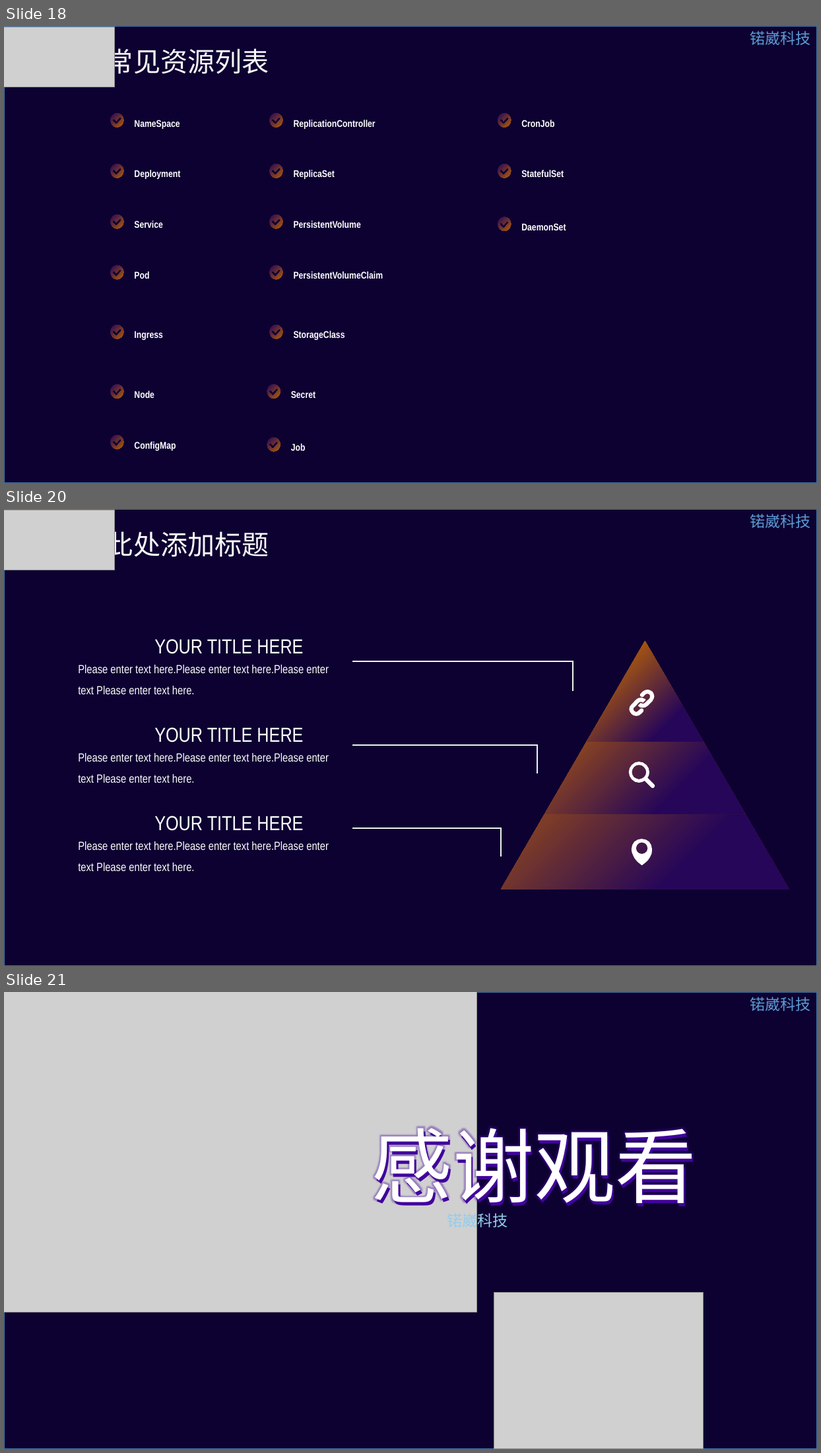
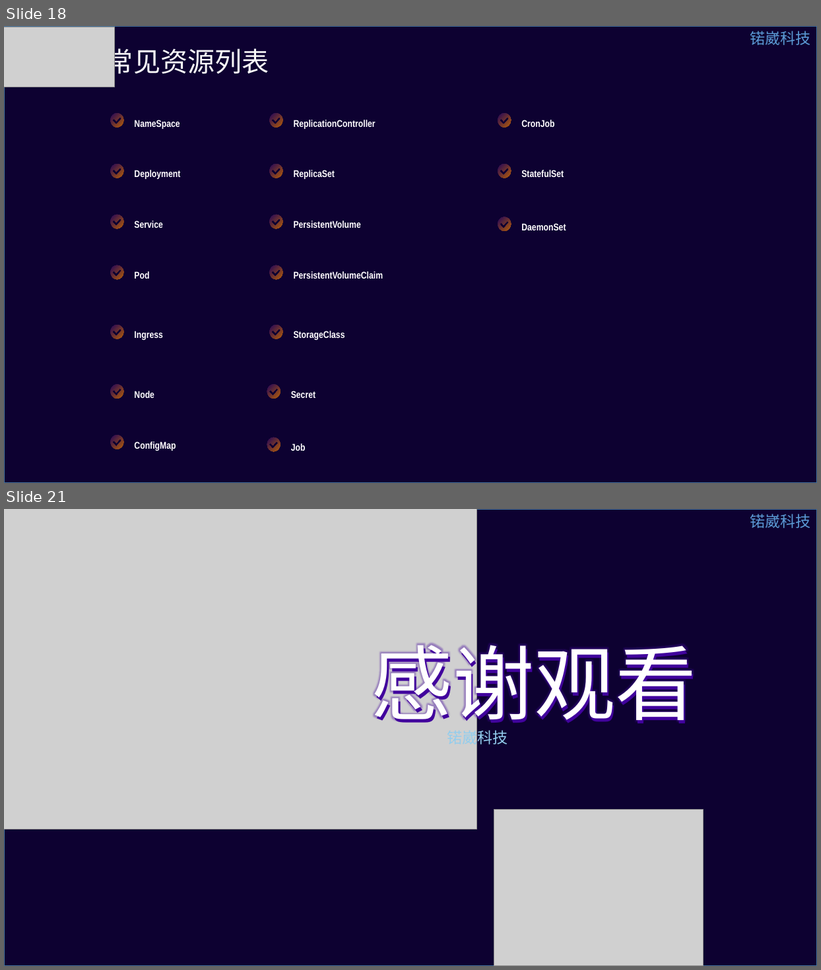
Before and after one commit to ShouZhiDuan/k8, a slide deck: 分享PPT/k8s分享课题.pptx. Shown one above the other, each under a label of ours: slides 18, 20 and 21 before the commit, slides 18 and 21 after it; the slides between them are not shown. The pictures are 821x1453 and 821x970 pixels, drawn with LibreOffice and Linux fonts; fonts in the diff are those of the drawing; grey boxes stand for pictures. Boxes give left, top, right and bottom in pixels: in the first picture for what was removed or moved away, otherwise in the second. Text is boxed around its words. In the diff, an @@ line names an element or a change of style, - is before the commit and + after.

```diff
--- a/分享PPT/k8s分享课题.pptx
+++ b/分享PPT/k8s分享课题.pptx
@@ slide 20 removed at <box>4,509,817,966</box>, background #FFFFFF; not listed: 1 template element that a slide beside it also shows @@
@@ picture removed at <box>4,510,114,570</box> @@
@@ text removed at <box>106,527,269,562</box> @@
-此处添加标题
@@ text removed at <box>750,514,811,528</box> @@
-锘崴科技
@@ text removed at <box>154,639,303,654</box> @@
-YOUR TITLE HERE
@@ triangle removed at <box>501,642,789,890</box> @@
@@ triangle removed at <box>545,642,746,815</box> @@
@@ triangle removed at <box>587,642,704,742</box> @@
@@ text removed at <box>78,665,329,694</box> @@
-Please enter text here.Please enter text here.Please enter text Please enter text here.
@@ elbow line removed from (573, 691) to (352, 661) @@
@@ freeform shape removed at <box>629,690,654,716</box> @@
@@ text removed at <box>154,727,303,743</box> @@
-YOUR TITLE HERE
@@ elbow line removed from (537, 774) to (352, 745) @@
@@ text removed at <box>78,753,329,783</box> @@
-Please enter text here.Please enter text here.Please enter text Please enter text here.
@@ freeform shape removed at <box>629,762,655,788</box> @@
@@ text removed at <box>154,816,303,831</box> @@
-YOUR TITLE HERE
@@ text removed at <box>78,842,329,871</box> @@
-Please enter text here.Please enter text here.Please enter text Please enter text here.
@@ elbow line removed from (501, 857) to (352, 828) @@
@@ freeform shape removed at <box>632,839,652,865</box> @@
```
Also in this commit, not shown: 1 slide changed, 1 slide added, 1 other file.
